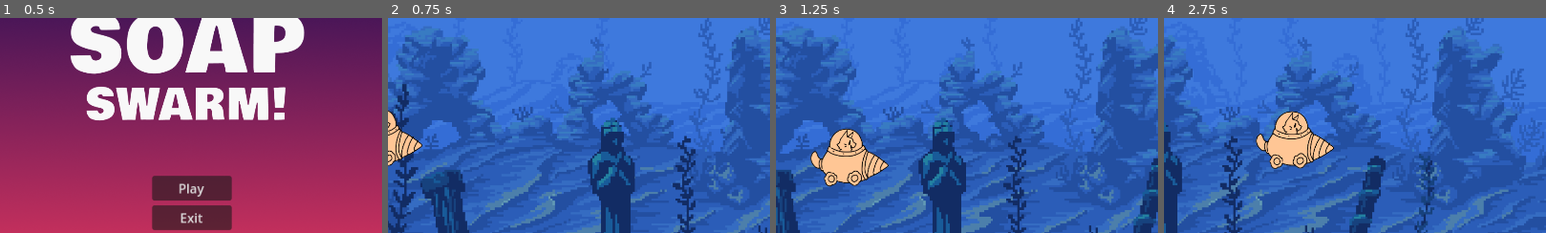
Above: before the commit, frames 1-4 (left to right).
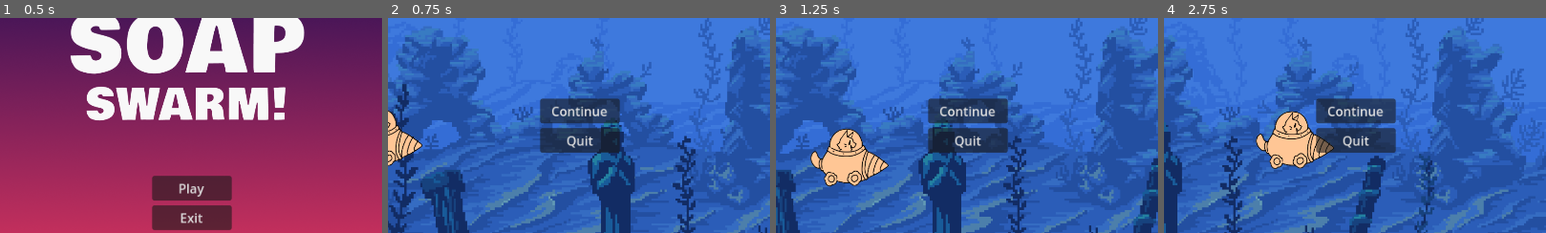
Above: after the commit, the same moments.

Repository: cassandracarlos/soap-swarm
Game: Godot game, scene res://scenes/start_menu.tscn
Two runs of this game, one before a commit and one after it. Both use one fixed random seed, a clock stepped at 60 frames per second and the inputs below.
Inputs (mouse positions are % of the whole screen's width and height, from its top left):
- Up to frame 1 (0.5 s): no input
- Up to frame 2 (0.75 s): click "Play" at 0.5 s
- Up to frame 3 (1.25 s): no input
- Up to frame 4 (2.75 s): move the mouse to (72, 45) at 1.27 s; hold Up 1.28-2.03 s; move the mouse to (30, 55) at 2.02 s; hold Down from 2.03 s (still down)
The pictures show only the part of the screen within x 25-75%, y 25-75%; the shares and areas given below are measured in that part.

Frame 1 is identical in both runs. In frame 2, 4.8% of the frame differs, in the area x 39-61%, y 37-63%; in frame 3, 4.8%; in frame 4, 4.8%.

Commit message:
Pause menu update
doesn't work yet

Diff:
--- a/project.godot
+++ b/project.godot
@@ -28,16 +28,6 @@
 "events": [Object(InputEventKey,"resource_local_to_scene":false,"resource_name":"","device":-1,"window_id":0,"alt_press …(182 unchanged characters)…
 ]
 }
-Up={
-"deadzone": 0.5,
-"events": [Object(InputEventKey,"resource_local_to_scene":false,"resource_name":"","device":-1,"window_id":0,"alt_pressed":false,"shift_pressed":false,"ctrl_pressed":false,"meta_pressed":false,"pressed":false,"keycode":0,"physical_keycode":87,"key_label":0,"unicode":119,"echo":false,"script":null)
-]
-}
-Down={
-"deadzone": 0.5,
-"events": [Object(InputEventKey,"resource_local_to_scene":false,"resource_name":"","device":-1,"window_id":0,"alt_pressed":false,"shift_pressed":false,"ctrl_pressed":false,"meta_pressed":false,"pressed":false,"keycode":0,"physical_keycode":83,"key_label":0,"unicode":115,"echo":false,"script":null)
-]
-}
 
 [rendering]
 
--- a/scenes/game_over.tscn
+++ b/scenes/game_over.tscn
@@ -1,6 +1,60 @@
-[gd_scene load_steps=2 format=3 uid="uid://cymbyu5tiqul3"]
+[gd_scene load_steps=4 format=3 uid="uid://cymbyu5tiqul3"]
 
 [ext_resource type="Script" path="res://scripts/game_over.gd" id="1_atsml"]
+[ext_resource type="Texture2D" uid="uid://8dd8mlojwajx" path="res://assets/collectables/collectable_item.png" id="2_3ig8k"]
+[ext_resource type="Texture2D" uid="uid://dfmwib8kfh8y0" path="res://assets/interface/game_title.png" id="3_y434e"]
 
 [node name="Node" type="Node"]
 script = ExtResource("1_atsml")
+
+[node name="Background" type="TextureRect" parent="."]
+texture_filter = 1
+anchors_preset = 15
+anchor_right = 1.0
+anchor_bottom = 1.0
+grow_horizontal = 2
+grow_vertical = 2
+texture = ExtResource("2_3ig8k")
+stretch_mode = 1
+
+[node name="GameTitle" type="TextureRect" parent="."]
+anchors_preset = 8
+anchor_left = 0.5
+anchor_top = 0.5
+anchor_right = 0.5
+anchor_bottom = 0.5
+offset_left = -201.0
+offset_top = -113.0
+offset_right = 198.0
+offset_bottom = -15.0
+grow_horizontal = 2
+grow_vertical = 2
+texture = ExtResource("3_y434e")
+
+[node name="PlayButton" type="Button" parent="."]
+anchors_preset = 8
+anchor_left = 0.5
+anchor_top = 0.5
+anchor_right = 0.5
+anchor_bottom = 0.5
+offset_left = -100.0
+offset_top = 123.0
+offset_bottom = 154.0
+grow_horizontal = 2
+grow_vertical = 2
+scale = Vector2(2, 2)
+text = "Play Again"
+
+[node name="ExitButton" type="Button" parent="."]
+anchors_preset = 7
+anchor_left = 0.5
+anchor_top = 1.0
+anchor_right = 0.5
+anchor_bottom = 1.0
+offset_left = -100.0
+offset_top = -343.0
+offset_bottom = -312.0
+grow_horizontal = 2
+grow_vertical = 0
+scale = Vector2(2, 2)
+text = "Quit"
--- a/scenes/game_scene.tscn
+++ b/scenes/game_scene.tscn
@@ -6,6 +6,7 @@
 [ext_resource type="Shader" path="res://shaders/auto_scroller.gdshader" id="4_nu05g"]
 [ext_resource type="Texture2D" uid="uid://bxcx6lgly8tps" path="res://assets/background/sand.png" id="5_kykoh"]
 [ext_resource type="Texture2D" uid="uid://b7mdm4renltka" path="res://assets/background/foregound-merged.png" id="6_s4jnf"]
+[ext_resource type="PackedScene" uid="uid://dm8t6eg2a70u4" path="res://scenes/pause_menu.tscn" id="7_gtuk4"]
 
 [sub_resource type="ShaderMaterial" id="ShaderMaterial_nqpiq"]
 
@@ -20,6 +21,7 @@
 shader_parameter/speed_scale = 0.02
 
 [node name="GameScene" type="Node"]
+process_mode = 1
 script = ExtResource("1_fl0mh")
 
 [node name="GameBG2" type="TextureRect" parent="."]
@@ -58,3 +60,5 @@
 
 [node name="PlayerCharacter" parent="." instance=ExtResource("1_v6x7v")]
 position = Vector2(374, 543)
+
+[node name="PauseMenu" parent="." instance=ExtResource("7_gtuk4")]
--- a/scenes/pause_menu.tscn
+++ b/scenes/pause_menu.tscn
@@ -1,33 +1,38 @@
-[gd_scene load_steps=2 format=3 uid="uid://bh12l7jtv41tk"]
+[gd_scene load_steps=2 format=3 uid="uid://dm8t6eg2a70u4"]
 
 [ext_resource type="Script" path="res://scripts/pause_menu.gd" id="1_nw3s7"]
 
-[node name="PauseMenu" type="Control"]
-process_mode = 3
-layout_mode = 3
-anchors_preset = 15
-anchor_right = 1.0
-anchor_bottom = 1.0
+[node name="PauseMenu" type="Node"]
+process_mode = 2
+script = ExtResource("1_nw3s7")
+
+[node name="ContinueButton" type="Button" parent="."]
+anchors_preset = 8
+anchor_left = 0.5
+anchor_top = 0.5
+anchor_right = 0.5
+anchor_bottom = 0.5
+offset_left = -100.0
+offset_top = -71.0
+offset_bottom = -40.0
 grow_horizontal = 2
 grow_vertical = 2
-script = ExtResource("1_nw3s7")
-
-[node name="PanelContainer" type="PanelContainer" parent="."]
-layout_mode = 1
-anchors_preset = 15
-anchor_right = 1.0
-anchor_bottom = 1.0
-grow_horizontal = 2
-grow_vertical = 2
-
-[node name="VBoxContainer" type="VBoxContainer" parent="PanelContainer"]
-layout_mode = 2
-size_flags_vertical = 4
-
-[node name="Continue" type="Button" parent="PanelContainer/VBoxContainer"]
-layout_mode = 2
+scale = Vector2(2, 2)
 text = "Continue"
 
-[node name="Quit" type="Button" parent="PanelContainer/VBoxContainer"]
-layout_mode = 2
+[node name="QuitButton" type="Button" parent="."]
+anchors_preset = 7
+anchor_left = 0.5
+anchor_top = 1.0
+anchor_right = 0.5
+anchor_bottom = 1.0
+offset_left = -100.0
+offset_top = -537.0
+offset_bottom = -506.0
+grow_horizontal = 2
+grow_vertical = 0
+scale = Vector2(2, 2)
 text = "Quit"
+
+[connection signal="pressed" from="ContinueButton" to="." method="_on_continue_button_pressed"]
+[connection signal="pressed" from="QuitButton" to="." method="_on_quit_button_pressed"]
--- a/scripts/game_scene.gd
+++ b/scripts/game_scene.gd
@@ -1,9 +1 @@
 extends Node
-
-# Called when the node enters the scene tree for the first time.
-func _ready():
-	pass # Replace with function body.
-
-# Called every frame. 'delta' is the elapsed time since the previous frame.
-func _process(delta):
-	pass
--- a/scripts/pause_menu.gd
+++ b/scripts/pause_menu.gd
@@ -1,4 +1,4 @@
-extends Control
+extends Node
 
 func resume():
 	get_tree().paused = false
@@ -7,13 +7,15 @@
 	get_tree().paused = true
 
 func testEsc():
-	if Input.is_action_just_pressed("esc") and !get_tree().paused:
+
+	if Input.is_action_just_pressed("esc") and get_tree().paused == false:
 		pause()
+
 	elif Input.is_action_just_pressed("esc") and get_tree().paused:
 		resume()
 
-func _on_resume_pressed():
+func _on_continue_button_pressed():
 	resume()
 
-func _on_exit_button_pressed():
-	get_tree().quit()
+func _on_quit_button_pressed():
+	get_tree().change_scene_to_file("res://scenes/start_menu.tscn")
Not shown: 1 places in scenes/game_scene.tscn that only renumber resources
